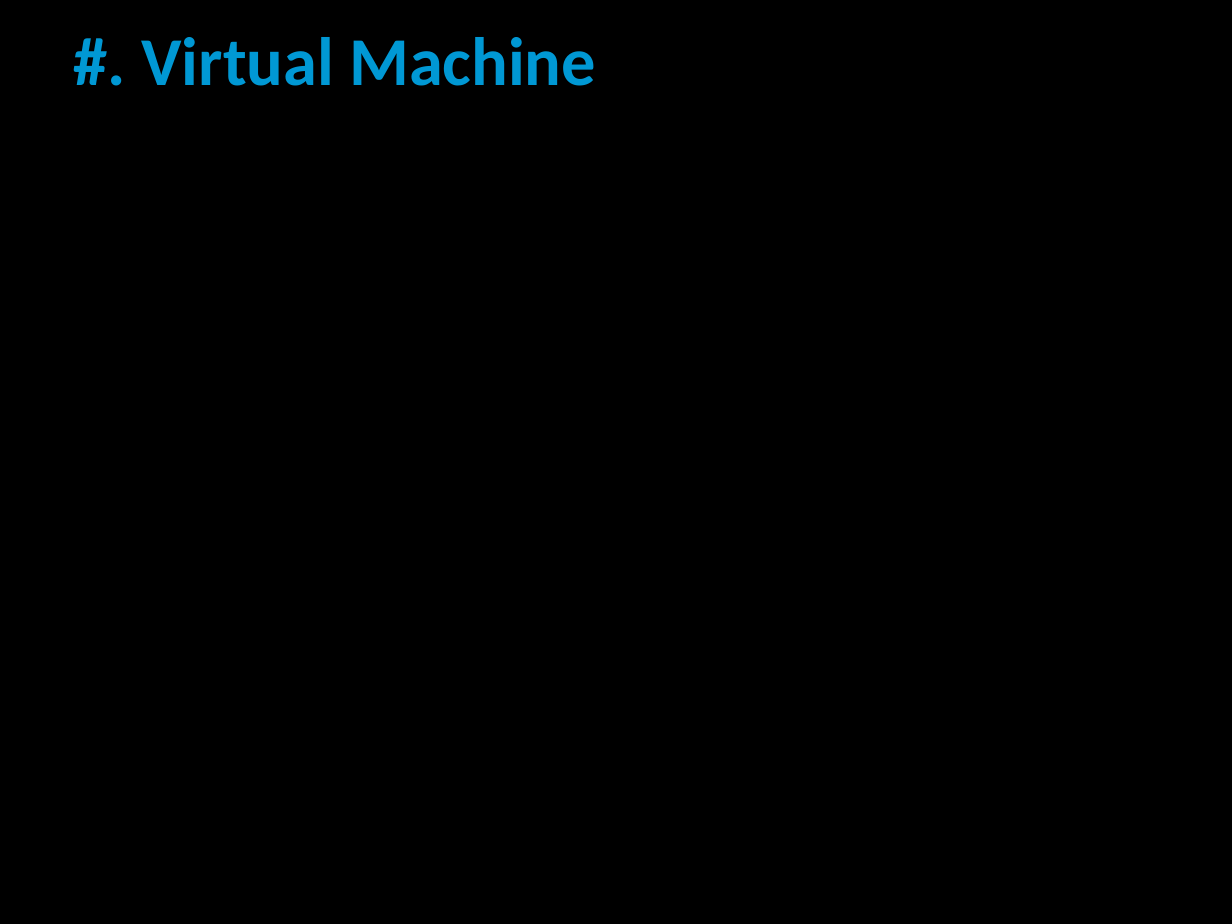
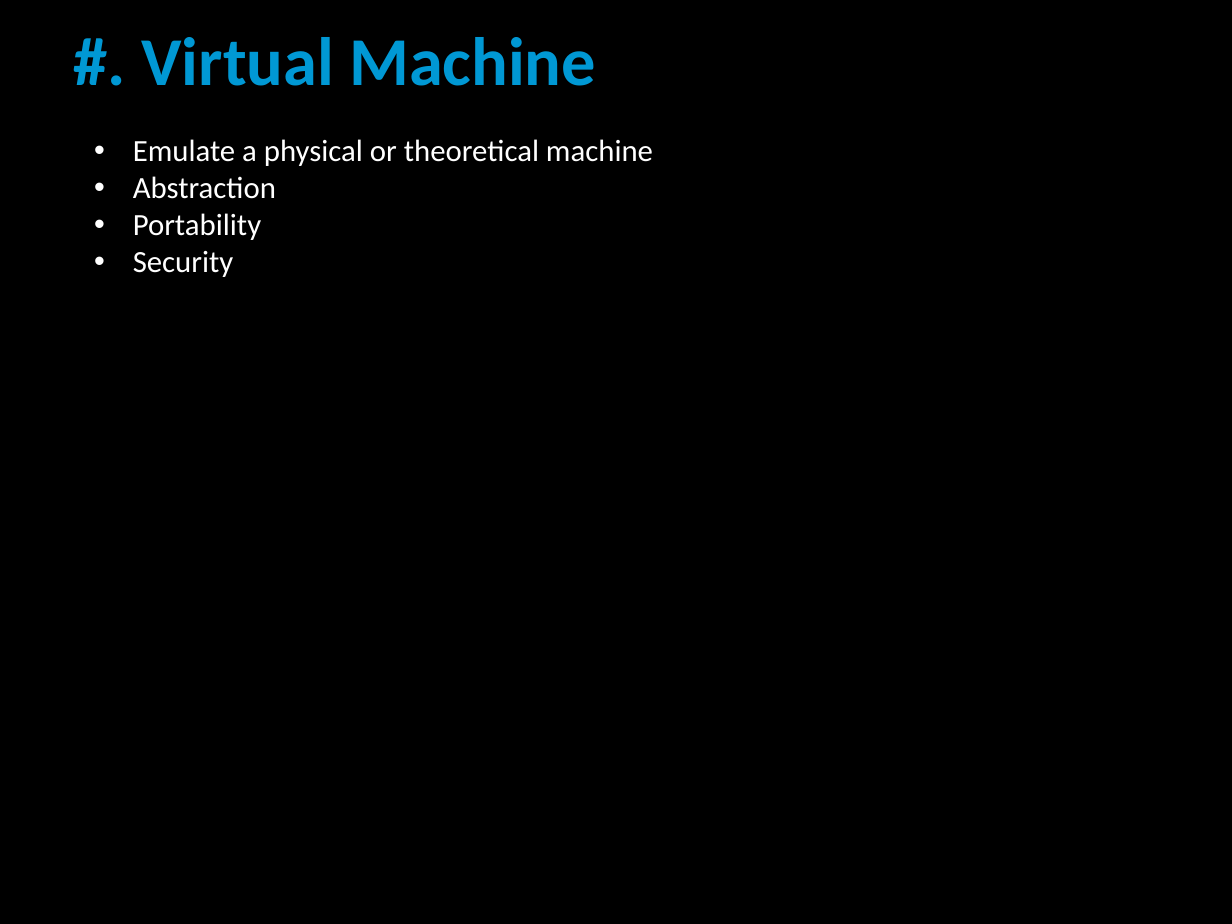
Before and after one commit to liamcarter111/Lectures, a slide deck: slide 35 of Imperial_College_29-01-2020/Presentation.pptx (slide 33 before the commit). Drawn at 1232x924 pixels with LibreOffice and Linux fonts; fonts in the diff are those of the drawing. Boxes give left, top, right and bottom in pixels: in the first picture for what was removed or moved away, otherwise in the second. Text is boxed around its words. In the diff, an @@ line names an element or a change of style, - is before the commit and + after.

```diff
--- a/Imperial_College_29-01-2020/Presentation.pptx
+++ b/Imperial_College_29-01-2020/Presentation.pptx
@@ text added at box(133, 139, 653, 277), 18 pt, text #FFFFFF @@
+• Emulate a physical or theoretical machine
+• Abstraction
+• Portability
+• Security
```
Also in this commit, not shown: 1 other slide changed, 4 slides added, 7 other files.
